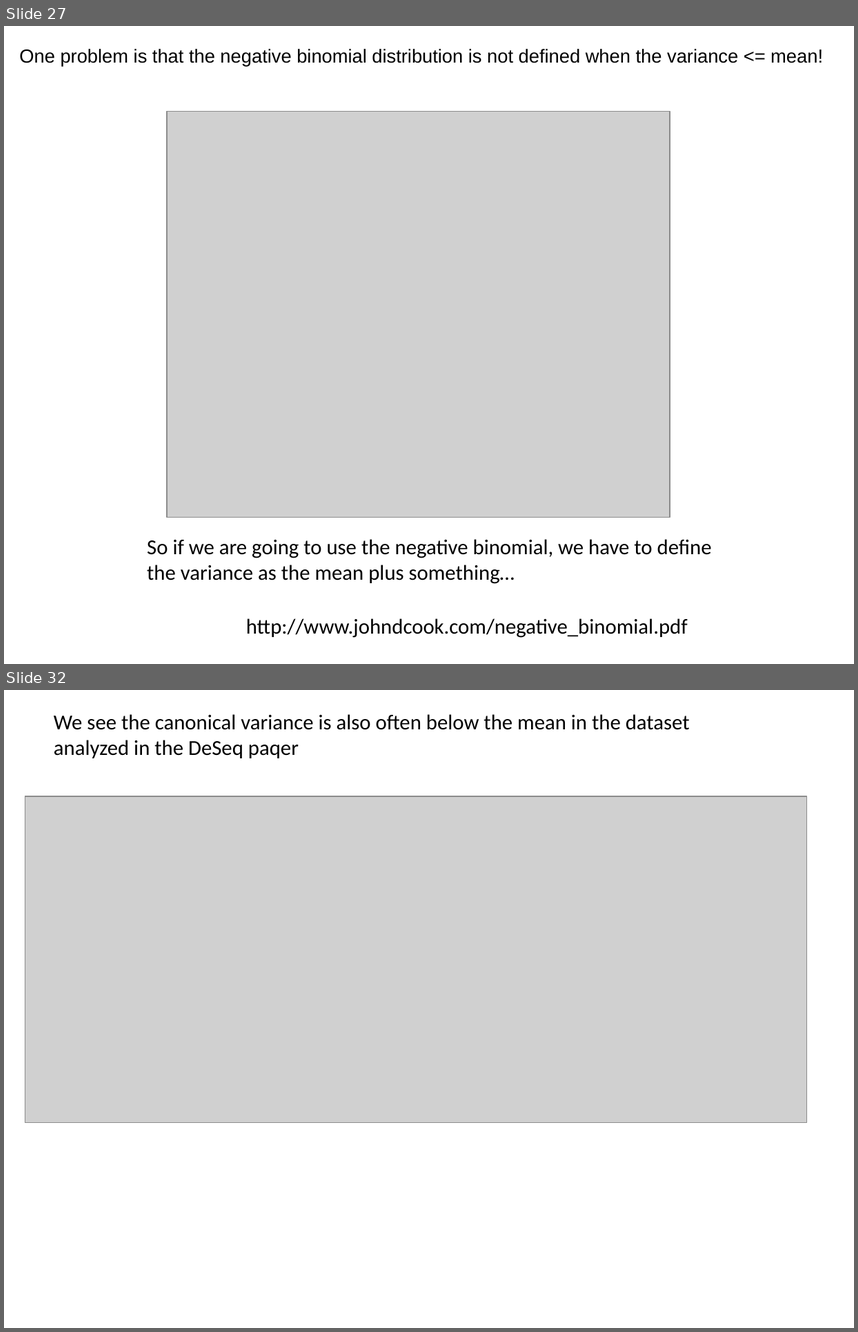
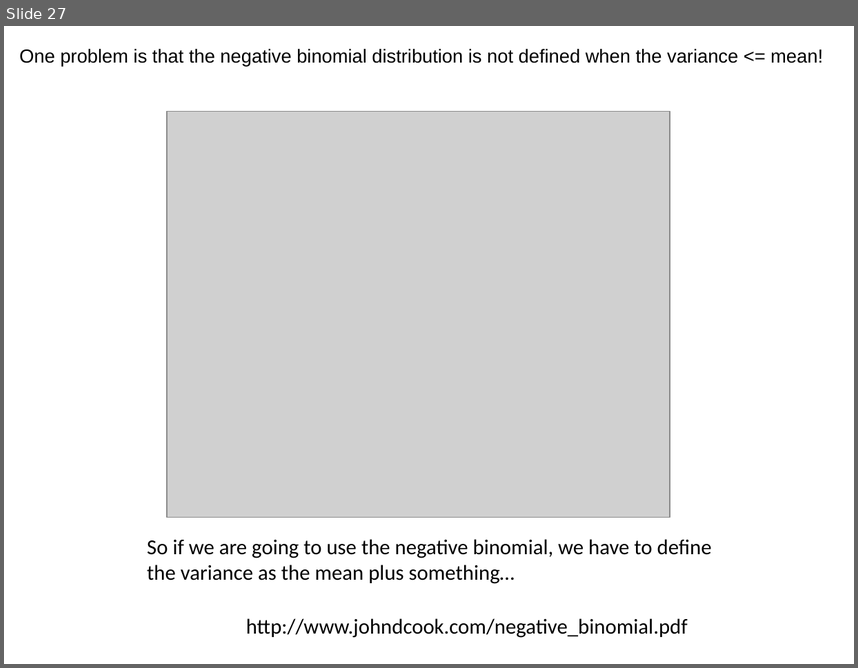
Before and after one commit to afodor/afodor.github.io, a slide deck: classes/stats2015/Lecture10.pptx. Shown one above the other, each under a label of ours: slides 27 and 32 before the commit, slide 27 after it; the slides between them are not shown. The pictures are 858x1332 and 858x668 pixels, drawn with LibreOffice and Linux fonts; fonts in the diff are those of the drawing; grey boxes stand for pictures. Boxes give left, top, right and bottom in pixels: in the first picture for what was removed or moved away, otherwise in the second. Text is boxed around its words. In the diff, an @@ line names an element or a change of style, - is before the commit and + after.

```diff
--- a/classes/stats2015/Lecture10.pptx
+++ b/classes/stats2015/Lecture10.pptx
@@ slide 32 removed at (x1=4, y1=690, x2=854, y2=1328), background #FFFFFF @@
@@ text removed at (x1=54, y1=714, x2=690, y2=758) @@
-We see the canonical variance is also often below the mean in the dataset
-analyzed in the DeSeq paqer
@@ picture removed at (x1=25, y1=796, x2=806, y2=1122) @@
```
Also in this commit, not shown: 2 slides changed, 6 other slides removed, 1 other file.
